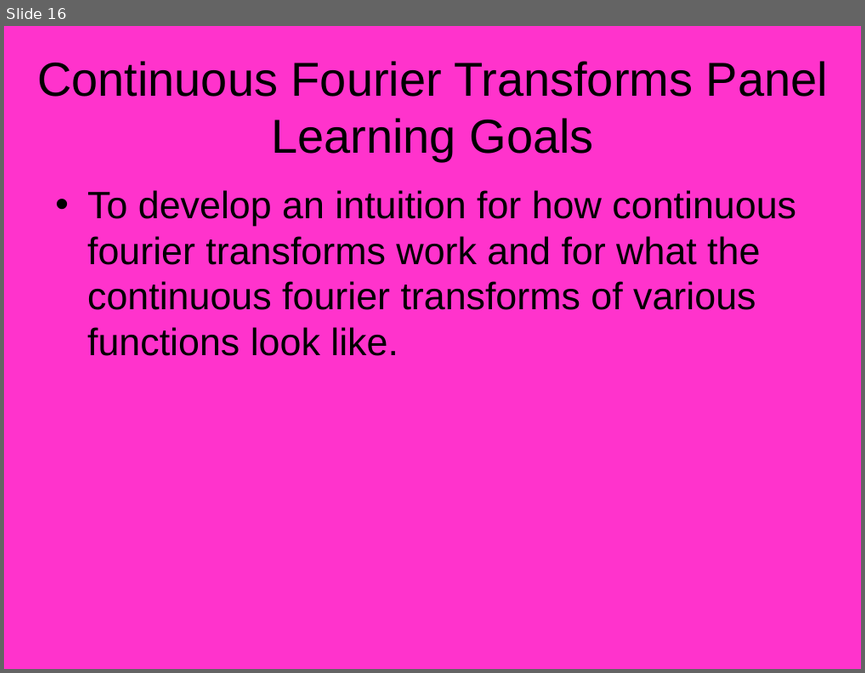
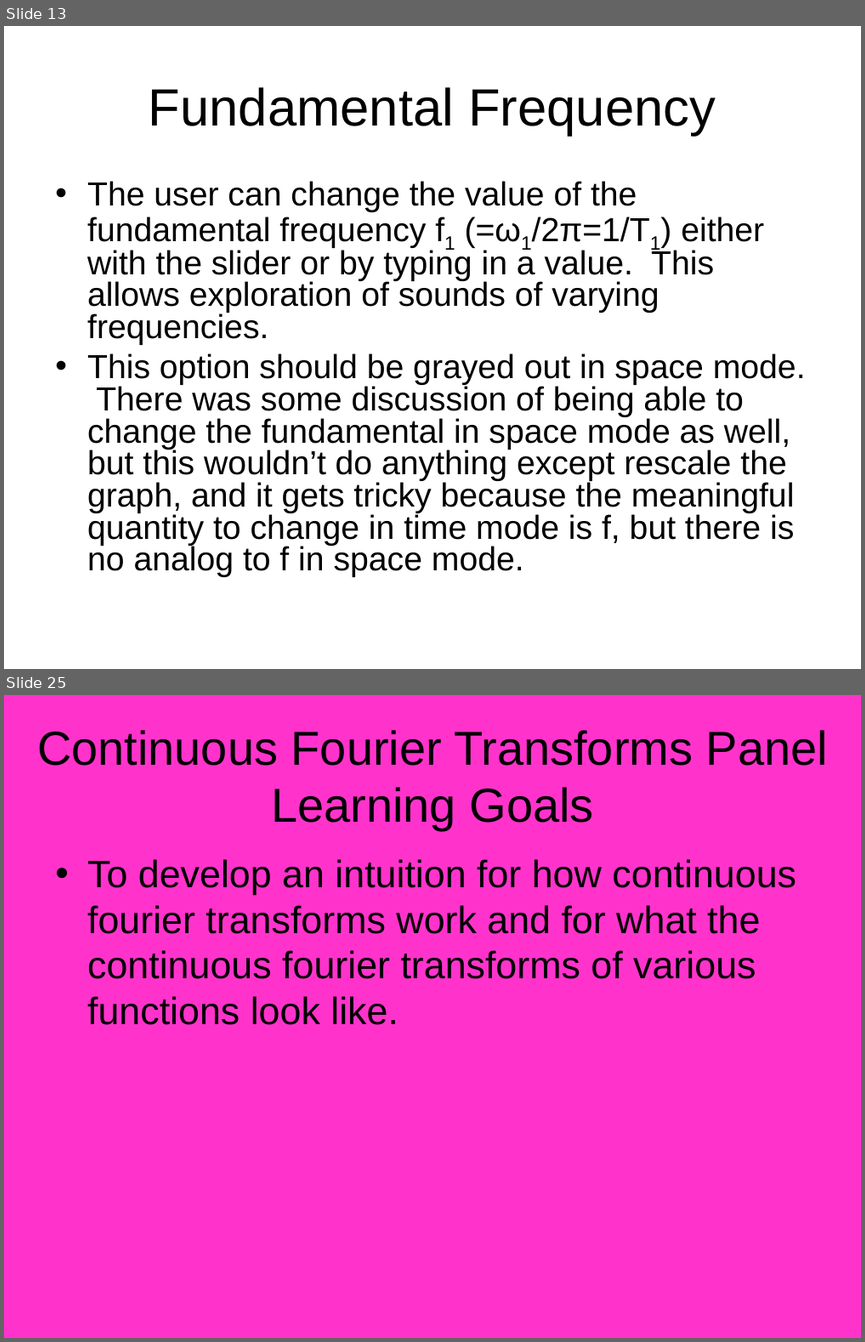
Before and after one commit to mleoking/PhET, a slide deck: fourier/doc/Fourier_Design_Outline.ppt. Shown one above the other, each under a label of ours: slide 16 before the commit, slides 13 and 25 after it; the slides between them are not shown. The pictures are 865x673 and 865x1342 pixels, drawn with LibreOffice and Linux fonts; fonts in the diff are those of the drawing. Boxes give left, top, right and bottom in pixels: in the first picture for what was removed or moved away, otherwise in the second. Text is boxed around its words. In the diff, an @@ line names an element or a change of style, - is before the commit and + after.

```diff
--- a/fourier/doc/Fourier_Design_Outline.ppt
+++ b/fourier/doc/Fourier_Design_Outline.ppt
@@ slide 13 added at (4,26,861,669), background #FFFFFF @@
@@ title added at (148,87,715,136), 44 pt, text #000000 @@
+Fundamental Frequency
@@ text added at (87,181,806,577), 28 pt, text #000000 @@
+• The user can change the value of the fundamental frequency f1 (=ω1/2π=1/T1) either with the slider or by typing in a value. This allows exploration of sounds of varying frequencies.
+• This option should be grayed out in space mode. There was some discussion of being able to change the fundamental in space mode as well, but this wouldn’t do anything except rescale the graph, and it gets tricky because the meaningful quantity to change in time mode is f, but there is no analog to f in space mode.
@@ what was slide 16 is now slide 25 @@
```
Also in this commit, not shown: 11 slides changed, 15 other slides added, 6 slides removed.
